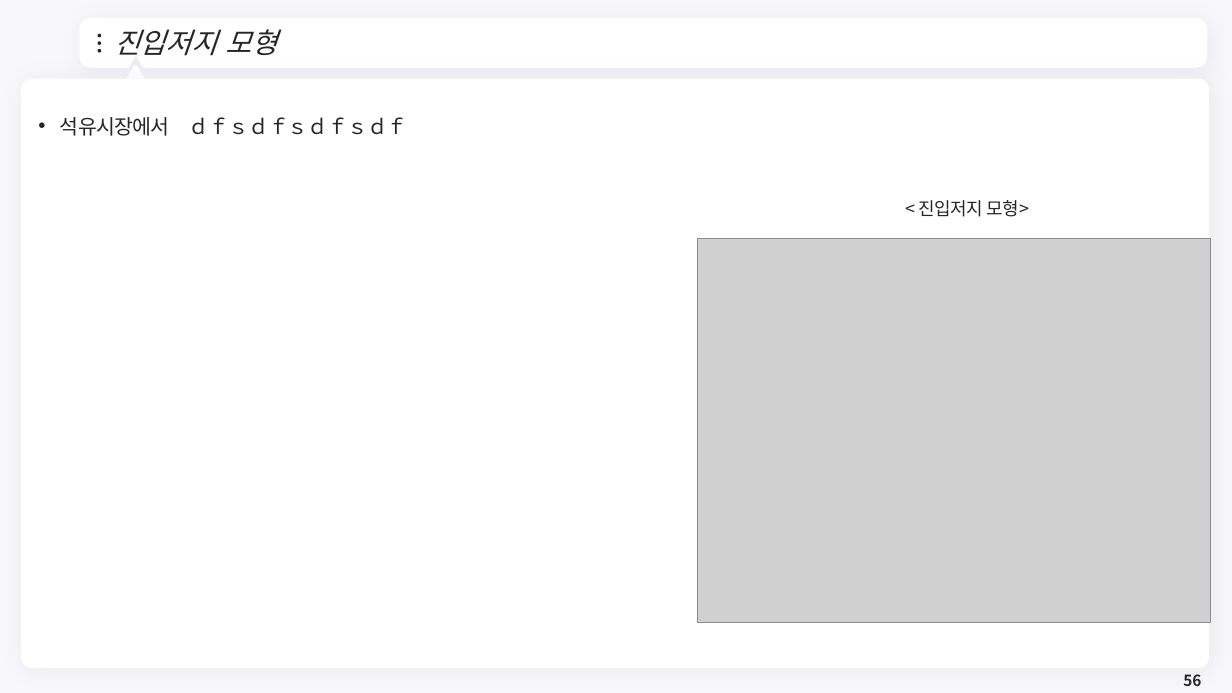
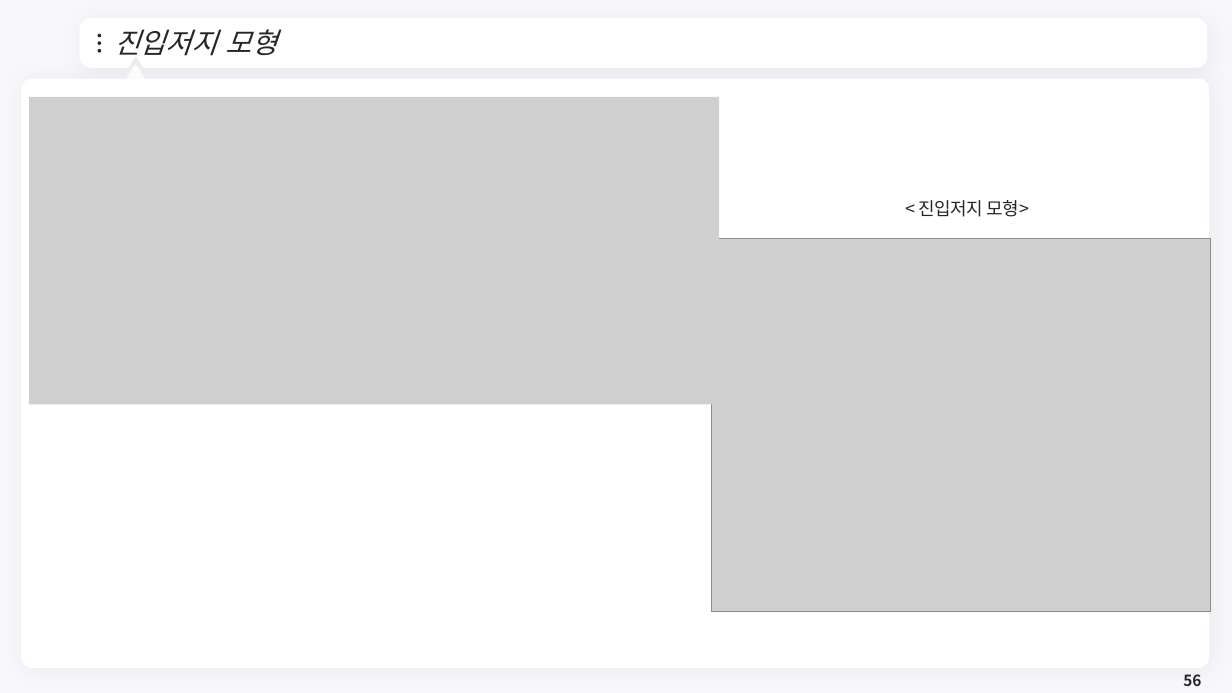
Before and after one commit to meandthey/Teaching, a slide deck: slide 56 of 에너지경제학/자원에너지경제학_Chapter_3 (석유).pptx. Drawn at 1232x693 pixels with LibreOffice and Linux fonts; fonts in the diff are those of the drawing; grey boxes stand for pictures; background and template pictures are left out. Boxes give left, top, right and bottom in pixels: in the first picture for what was removed or moved away, otherwise in the second. Text is boxed around its words. In the diff, an @@ line names an element or a change of style, - is before the commit and + after.

```diff
--- a/에너지경제학/자원에너지경제학_Chapter_3 (석유).pptx
+++ b/에너지경제학/자원에너지경제학_Chapter_3 (석유).pptx
@@ picture added at box(30, 97, 720, 405) @@
@@ text removed at box(60, 117, 408, 136) @@
-• 석유시장에서 ｄｆｓｄｆｓｄｆｓｄｆ
@@ picture: place and size @@
-picture at box(697, 238, 1211, 622)
+picture at box(712, 238, 1212, 612)
```
Also in this commit, not shown: 1 slide added.
